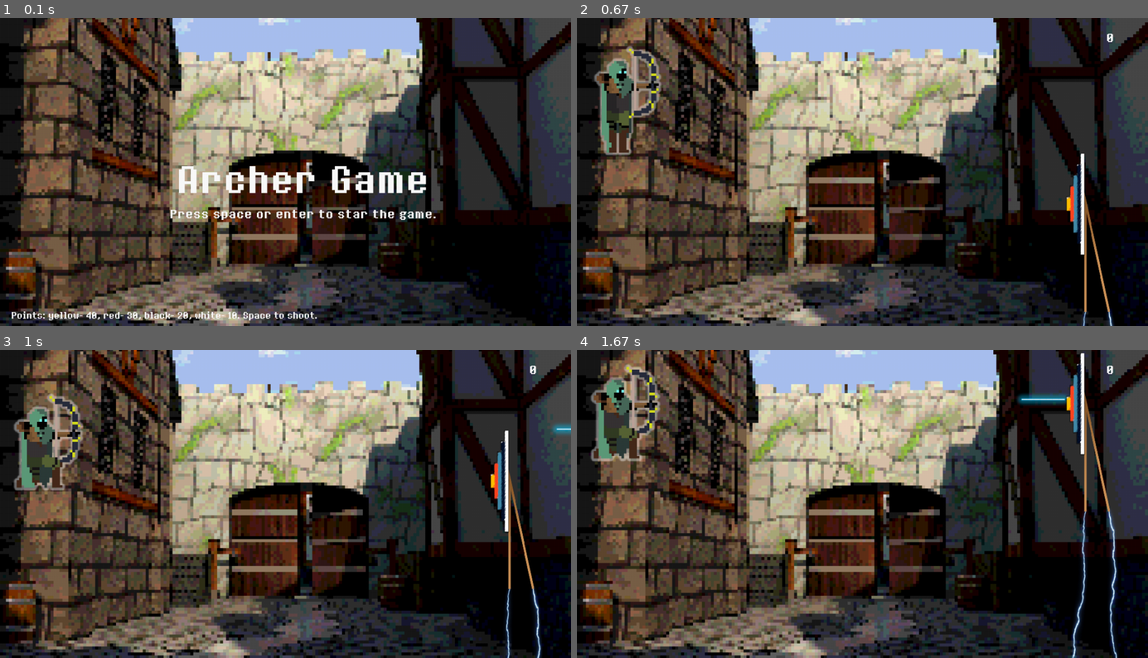
Above: before the commit, frames 1-4 (two rows, left to right).
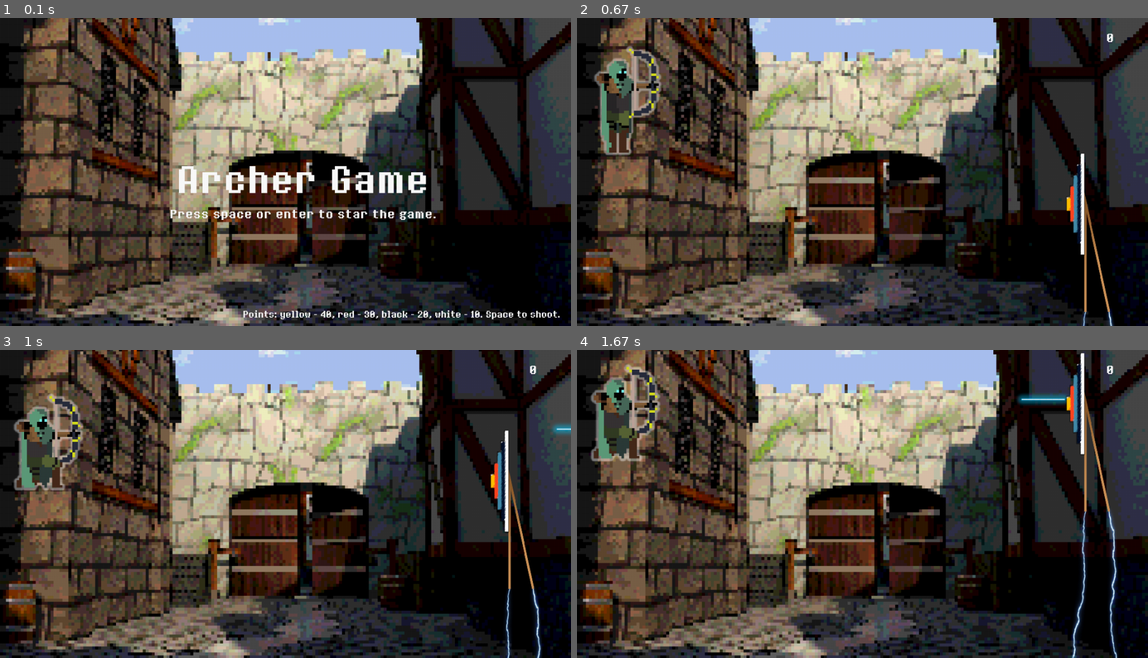
Above: after the commit, the same moments.

Repository: edumigueis/Archer-PyGame
Game: pygame game, started from game.py
Two runs of this game, one before a commit and one after it. Both use one fixed random seed, a clock stepped at 60 frames per second and the inputs below.
Inputs:
- Up to frame 1 (0.1 s): no input
- Up to frame 2 (0.67 s): tap Enter at 0.33 s
- Up to frame 3 (1 s): hold Right from 0.67 s (still down)
- Up to frame 4 (1.67 s): release Right at 1.13 s; hold Up 1.17-1.47 s; hold Right from 1.5 s (still down)

The runs differ from the first frame. In frame 1, 1.2% of the frame differs, in the area x 2-99%, y 94-99%; in frame 2, nothing differs; in frame 3, nothing differs; in frame 4, nothing differs.

Commit message:
Update game.py

Diff:
--- a/game.py
+++ b/game.py
@@ -8,12 +8,13 @@
 pygame.init()
 
 # font loading
+font_path = '\\assets\\8bitOperatorPlus-Bold.ttf'
 os.chdir(os.path.dirname(__file__))  # changes diroctory to load fonts
 bit_small = pygame.font.Font(
-    os.getcwd() + '\\assets\\8bitOperatorPlus-Bold.ttf', 20)
-bit = pygame.font.Font(os.getcwd() + '\\assets\\8bitOperatorPlus-Bold.ttf', 60)
+    os.getcwd() + font_path, 20)
+bit = pygame.font.Font(os.getcwd() + font_path, 60)
 bit_extra_small = pygame.font.Font(
-    os.getcwd() + '\\assets\\8bitOperatorPlus-Bold.ttf', 15)
+    os.getcwd() + font_path, 15)
 
 # screen init and basic functions
 scr_size = (width, height) = (1018, 549)
@@ -230,8 +231,8 @@
                 "Press space or enter to star the game.", True, (250, 250, 250))
             screen.blit(text, (width/3 - 37, height/2 + 60))
             sub = bit_extra_small.render(
-                "Points: yellow- 40, red- 30, black- 20, white- 10. Space to shoot.", True, (250, 250, 250))
-            screen.blit(sub, (20, height - 30))
+                "Points: yellow - 40, red - 30, black - 20, white - 10. Space to shoot.", True, (250, 250, 250))
+            screen.blit(sub, (width - 585, height - 32))
             pygame.display.update()
         else:
             print(err_msg)
